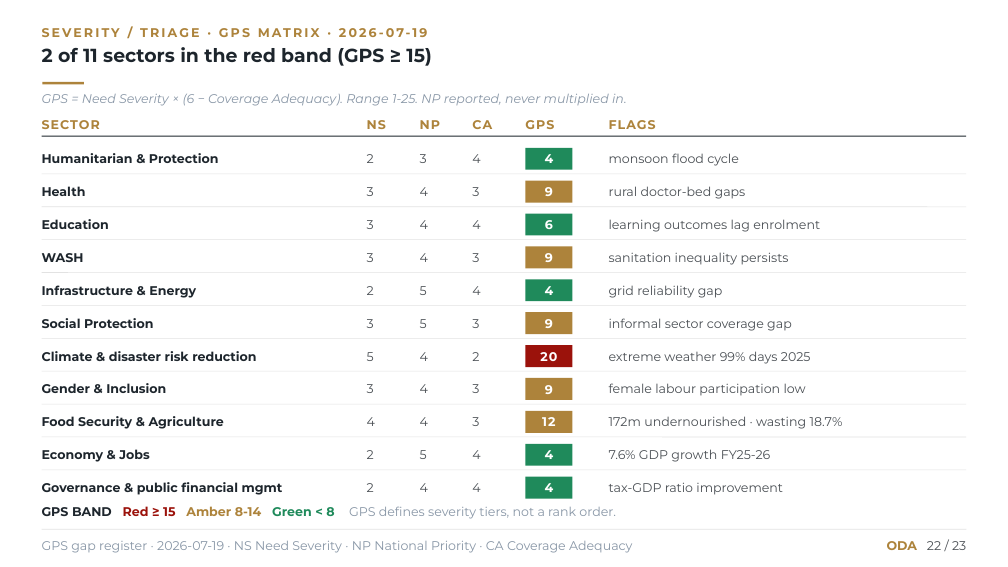
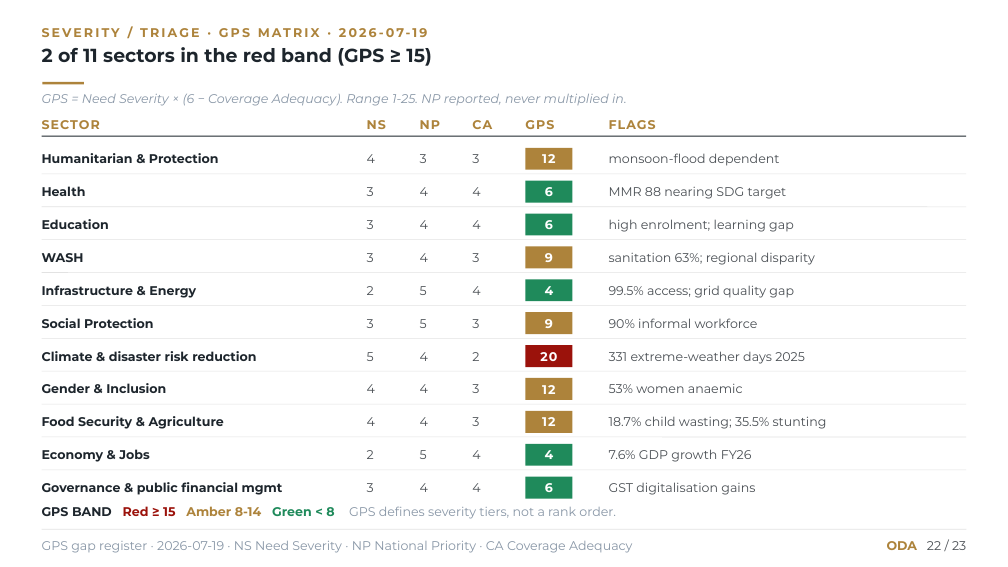
Before and after one commit to developmentihpc-cpu/cad-dashboard, a slide deck: slide 23 of docs/reports/India_Country_Proposal.pptx. Drawn at 1008x567 pixels with LibreOffice and Linux fonts; fonts in the diff are those of the drawing. Boxes give left, top, right and bottom in pixels: in the first picture for what was removed or moved away, otherwise in the second. Text is boxed around its words. In the diff, an @@ line names an element or a change of style, - is before the commit and + after.

```diff
--- a/docs/reports/India_Country_Proposal.pptx
+++ b/docs/reports/India_Country_Proposal.pptx
@@ text "3": place and size @@
-text "3" at box(472, 187, 479, 196)
+text "3" at box(472, 154, 479, 163)
@@ rectangle at box(526, 148, 572, 170): fill #1F8A5B to #AD833B @@
@@ text at box(367, 154, 375, 163): text changed @@
-2
+4
@@ text "4": place and size @@
-text "4" at box(472, 154, 480, 163)
+text "4" at box(472, 187, 480, 196)
@@ text at box(542, 154, 555, 163): text changed @@
-4
+12
@@ text at box(609, 153, 780, 166): text changed @@
-monsoon flood cycle
+monsoon-flood dependent
@@ rectangle at box(526, 181, 572, 203): fill #AD833B to #1F8A5B @@
@@ text at box(545, 187, 553, 196): text changed @@
-9
+6
@@ text at box(609, 187, 787, 199): text changed @@
-rural doctor-bed gaps
+MMR 88 nearing SDG target
@@ text at box(609, 219, 794, 232): text changed @@
-learning outcomes lag enrolment
+high enrolment; learning gap
@@ text at box(609, 252, 815, 265): text changed @@
-sanitation inequality persists
+sanitation 63%; regional disparity
@@ text at box(609, 285, 794, 298): text changed @@
-grid reliability gap
+99.5% access; grid quality gap
@@ text at box(609, 318, 758, 328): text changed @@
-informal sector coverage gap
+90% informal workforce
@@ text at box(609, 351, 805, 364): text changed @@
-extreme weather 99% days 2025
+331 extreme-weather days 2025
@@ text at box(367, 384, 375, 393): text changed @@
-3
+4
@@ text at box(542, 385, 555, 394): text changed @@
-9
+12
@@ text at box(609, 384, 743, 393): text changed @@
-female labour participation low
+53% women anaemic
@@ text at box(609, 416, 827, 429): text changed @@
-172m undernourished · wasting 18.7%
+18.7% child wasting; 35.5% stunting
@@ text at box(609, 449, 752, 462): text changed @@
-7.6% GDP growth FY25-26
+7.6% GDP growth FY26
@@ text at box(367, 483, 374, 492): text changed @@
-2
+3
@@ text at box(545, 483, 553, 492): text changed @@
-4
+6
@@ text at box(609, 482, 755, 495): text changed @@
-tax-GDP ratio improvement
+GST digitalisation gains
```
Also in this commit, not shown: 18 other slides changed, 2 other files.
